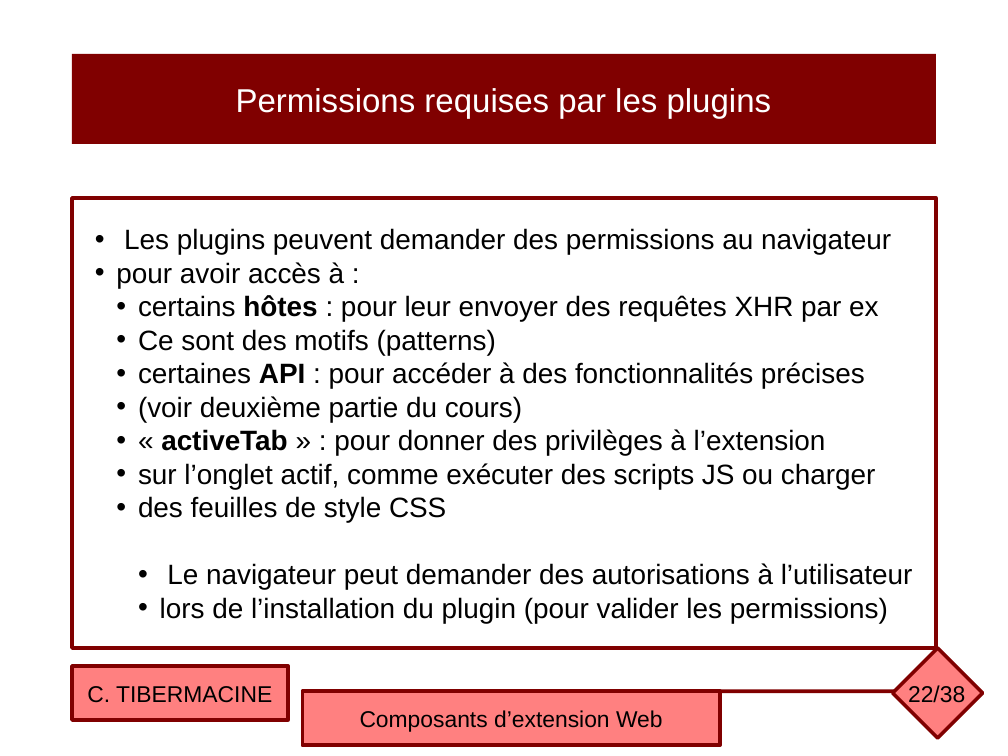
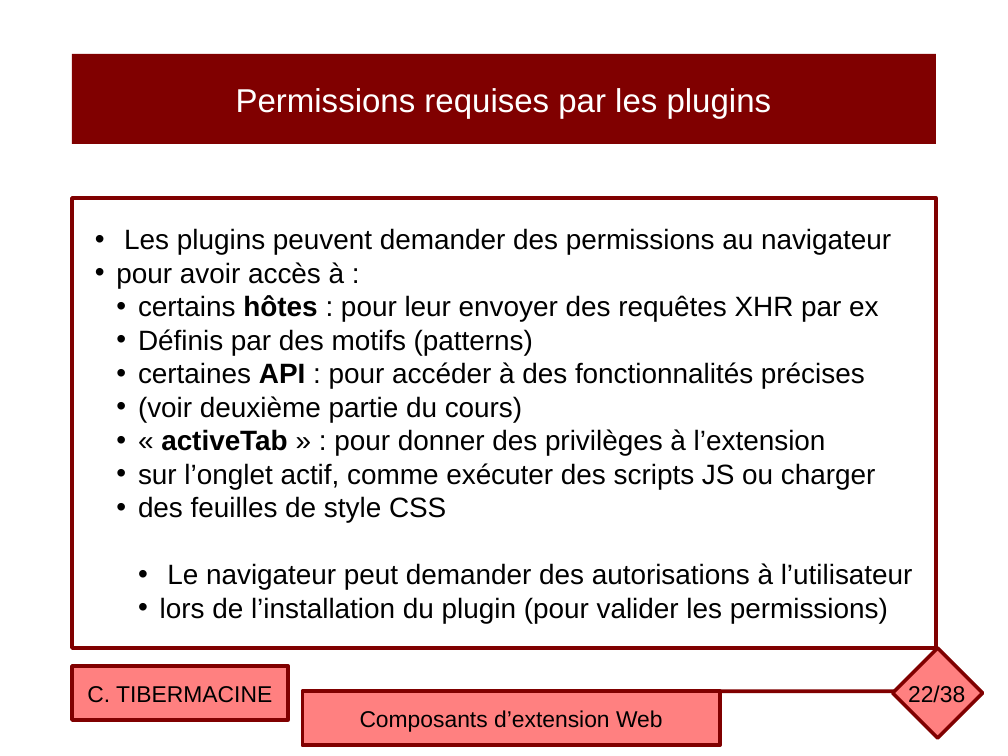
Before and after one commit to ctiber/composants, a slide deck: slide 22 of cours/cours5.odp. Drawn at 1008x756 pixels with LibreOffice and Linux fonts; fonts in the diff are those of the drawing. Boxes give left, top, right and bottom in pixels: in the first picture for what was removed or moved away, otherwise in the second. Text is boxed around its words. In the diff, an @@ line names an element or a change of style, - is before the commit and + after.

```diff
--- a/cours/cours5.odp
+++ b/cours/cours5.odp
@@ text in rectangle at <box>138,329,533,355</box>: text changed @@
-  • Ce sont des motifs (patterns)
+  • Définis par des motifs (patterns)
```
Also in this commit, not shown: 10 other slides changed, 1 other file.
